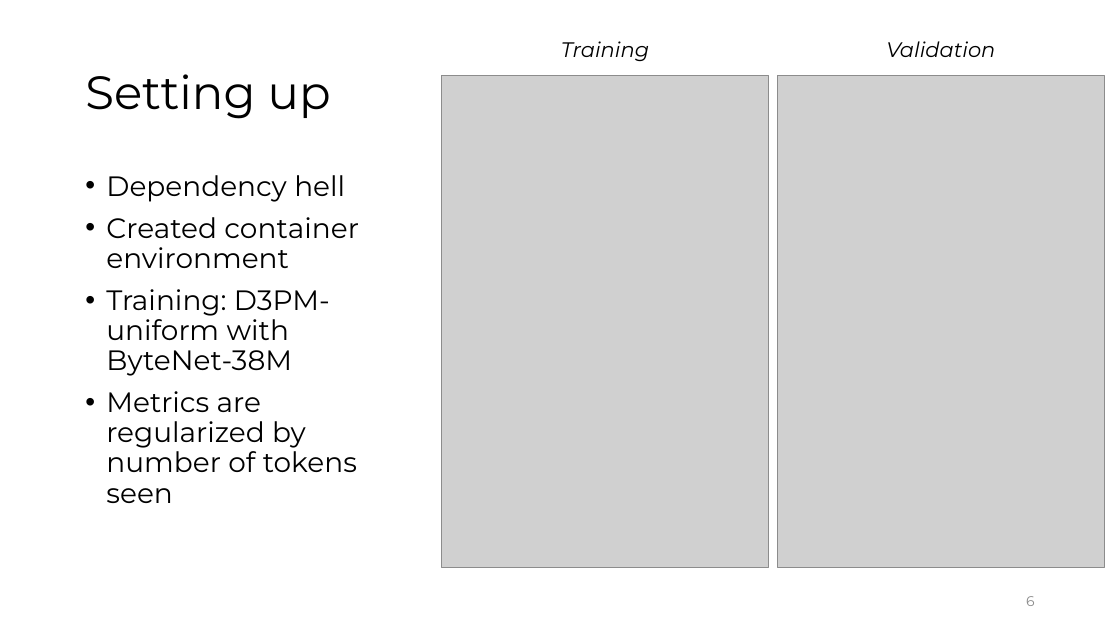
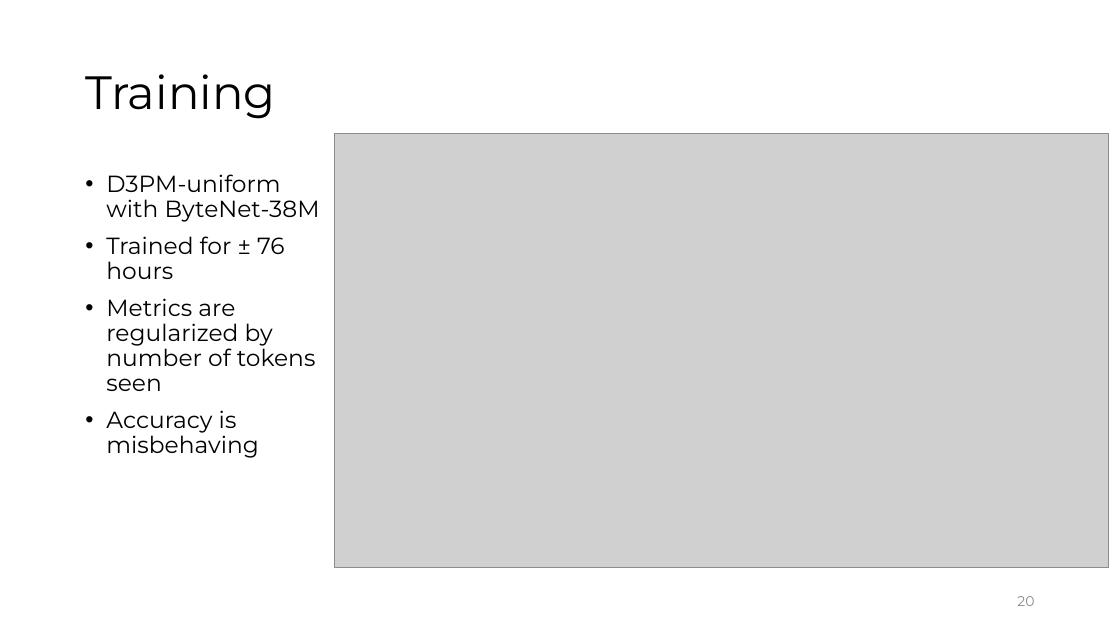
Before and after one commit to gadmiraal/Generative-AI-for-bio-molecule-design-notes, a slide deck: slide 20 of Master Thesis/Weekly updates/Weekly_Update_24.pptx (slide 6 before the commit). Drawn at 1120x630 pixels with LibreOffice and Linux fonts; fonts in the diff are those of the drawing; grey boxes stand for pictures. Boxes give left, top, right and bottom in pixels: in the first picture for what was removed or moved away, otherwise in the second. Text is boxed around its words. In the diff, an @@ line names an element or a change of style, - is before the commit and + after.

```diff
--- a/Master Thesis/Weekly updates/Weekly_Update_24.pptx
+++ b/Master Thesis/Weekly updates/Weekly_Update_24.pptx
@@ title "Training": place and size @@
-title "Training" at (561, 41, 649, 61)
+title "Training" at (85, 74, 275, 119)
@@ title "Training" at (85, 74, 275, 119): size 18 to 40 pt, italic off; alignment centre to left; line spacing 1 to 0.9; vertical alignment top to middle @@
@@ text removed at (886, 41, 995, 57) @@
-Validation
@@ title removed at (85, 74, 331, 119) @@
-Setting up
@@ picture removed at (442, 76, 769, 568) @@
@@ picture removed at (778, 76, 1104, 568) @@
@@ picture added at (334, 134, 1108, 567) @@
@@ text at (106, 174, 320, 279): text changed; size 24 to 20 pt @@
-• Dependency hell
-• Created container environment
-• Training: D3PM-uniform with ByteNet-38M
+• D3PM-uniform with ByteNet-38M
+• Trained for ± 76 hours
@@ text at (106, 298, 316, 391): size 24 to 20 pt in "Metrics are regularized by number of tokens ..." @@
@@ text at (106, 410, 259, 458): paragraph added @@
+• Accuracy is misbehaving
@@ page number at (1017, 596, 1034, 606): text changed @@
-6
+20
```
Also in this commit, not shown: 3 other slides changed, 17 slides added, 2 slides removed, 1 other file.
